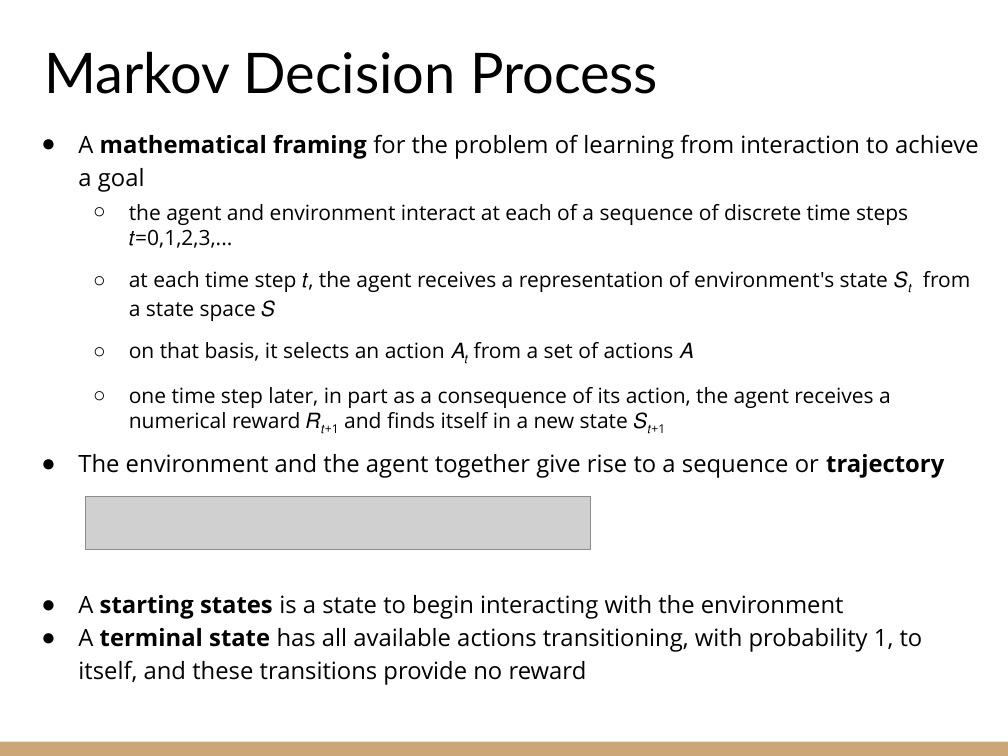
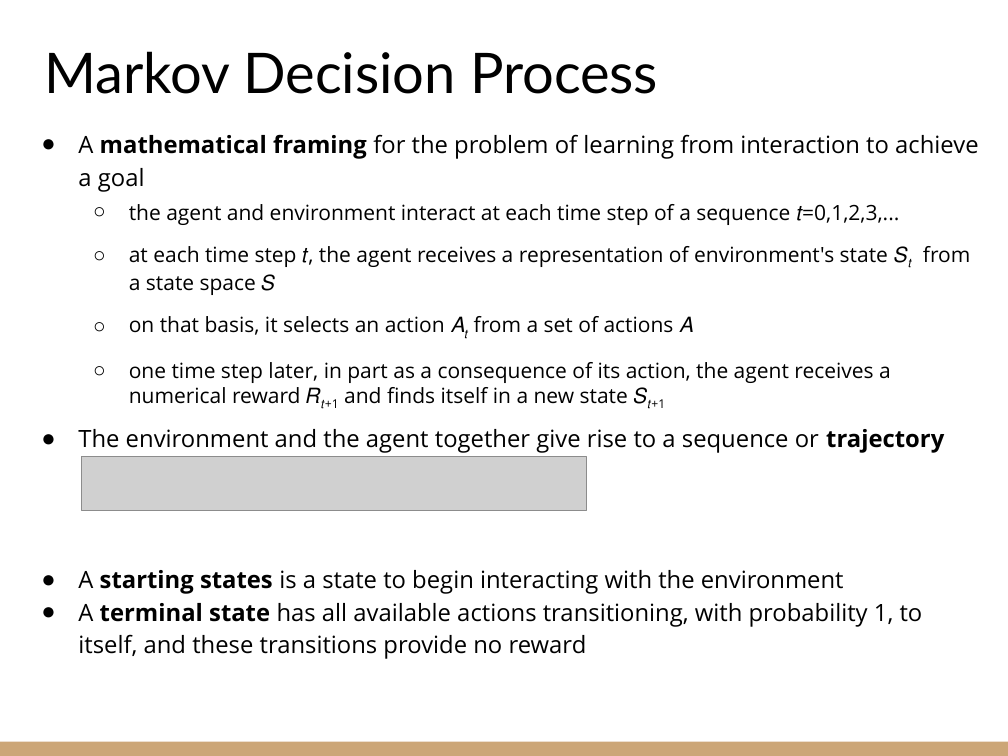
Before and after one commit to riccardoberta/reinforcement-learning, a slide deck: slide 13 of 02 - The RL Problem/slides.pptx. Drawn at 1008x756 pixels with LibreOffice and Linux fonts; fonts in the diff are those of the drawing; grey boxes stand for pictures. Boxes give left, top, right and bottom in pixels: in the first picture for what was removed or moved away, otherwise in the second. Text is boxed around its words. In the diff, an @@ line names an element or a change of style, - is before the commit and + after.

```diff
--- a/02 - The RL Problem/slides.pptx
+++ b/02 - The RL Problem/slides.pptx
@@ text at box(129, 204, 899, 225): text changed @@
-  ○ the agent and environment interact at each of a sequence of discrete time steps 𝑡=0,1,2,3,...
+  ○ the agent and environment interact at each time step of a sequence 𝑡=0,1,2,3,...
@@ picture: place and size @@
-picture at box(85, 497, 590, 550)
+picture at box(82, 457, 587, 510)
```
Also in this commit, not shown: 2 other slides changed, 38 other files.
